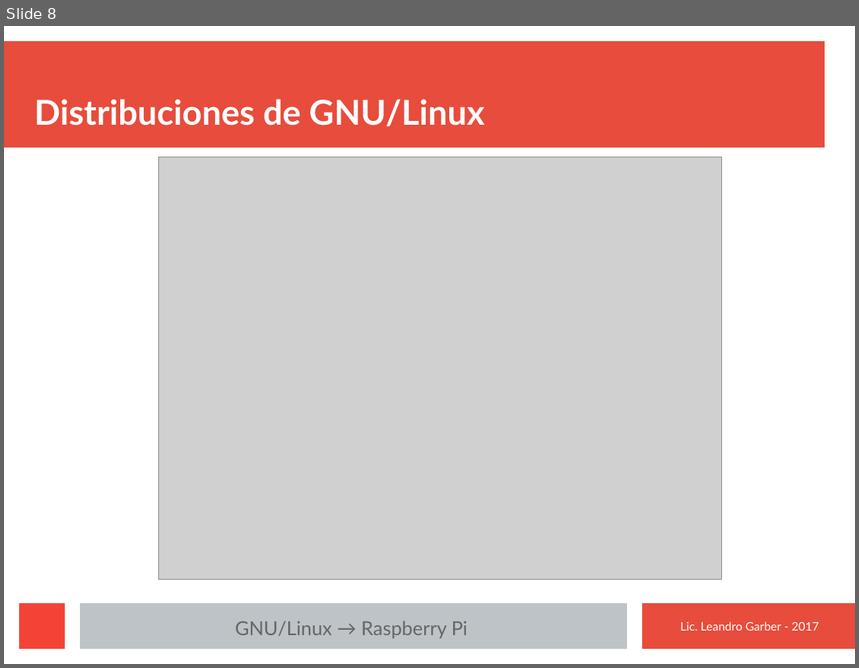
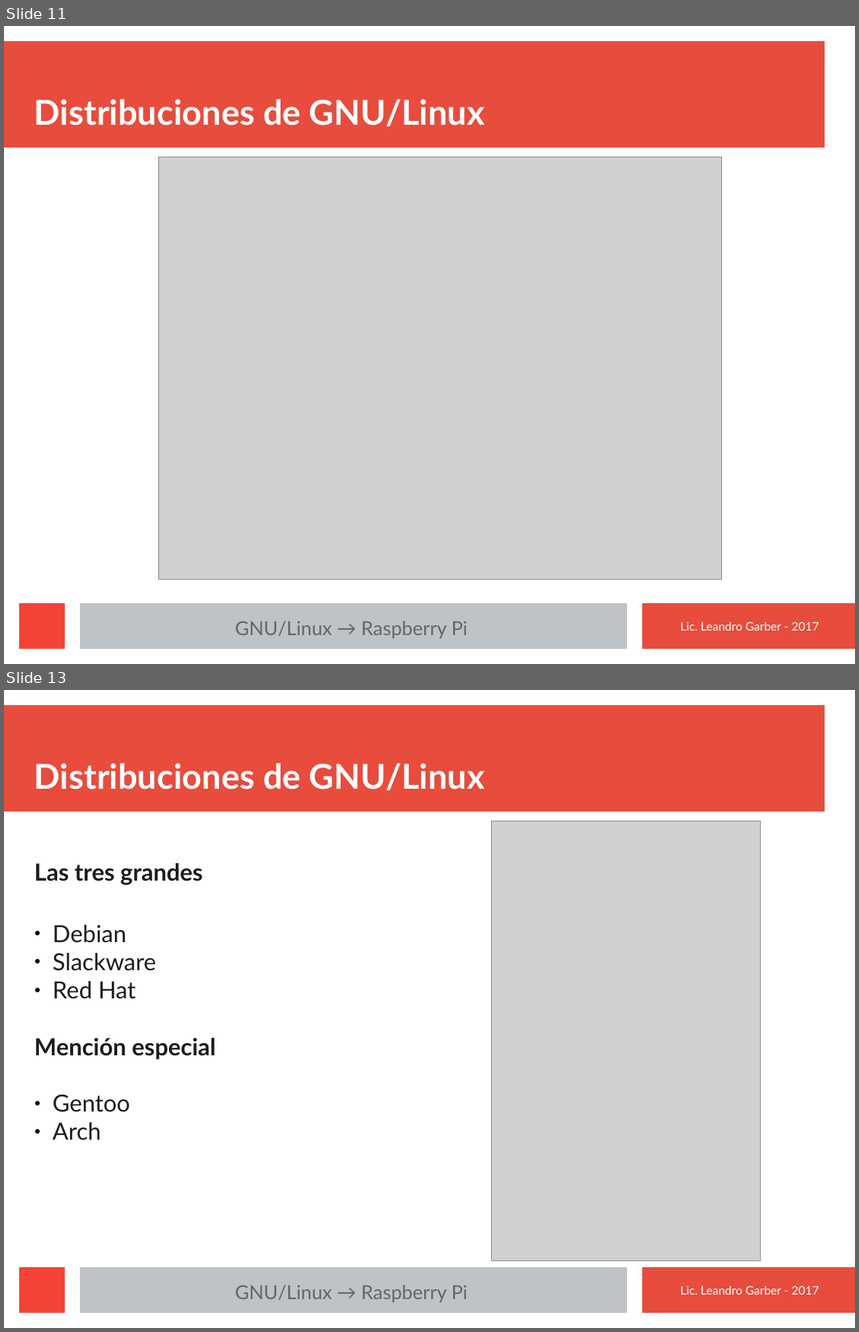
Before and after one commit to macramole/cursoLinux, a slide deck: presentaciones/1-Introduccion.odp. Shown one above the other, each under a label of ours: slide 8 before the commit, slides 11 and 13 after it; the slides between them are not shown. The pictures are 859x668 and 859x1332 pixels, drawn with LibreOffice and Linux fonts; fonts in the diff are those of the drawing; grey boxes stand for pictures. Boxes give left, top, right and bottom in pixels: in the first picture for what was removed or moved away, otherwise in the second. Text is boxed around its words. In the diff, an @@ line names an element or a change of style, - is before the commit and + after.

```diff
--- a/presentaciones/1-Introduccion.odp
+++ b/presentaciones/1-Introduccion.odp
@@ slide 13 added at <box>4,690,855,1328</box>, background #FFFFFF; not listed: 4 template elements that a slide beside it also shows @@
@@ title added at <box>34,763,485,790</box>, 32 pt, text #FFFFFF, bold @@
+Distribuciones de GNU/Linux
@@ picture added at <box>492,821,761,1261</box> @@
@@ subtitle added at <box>34,863,215,1141</box>, 22 pt, text #1C1C1C @@
+Las tres grandes
+● Debian
+● Slackware
+● Red Hat
+Mención especial
+● Gentoo
+● Arch
@@ text added at <box>235,1285,468,1303</box>, 18 pt, text #666666 @@
+GNU/Linux → Raspberry Pi
@@ text added at <box>680,1286,819,1295</box>, 11 pt, text #FFFFFF @@
+Lic. Leandro Garber - 2017
@@ what was slide 8 is now slide 11 @@
```
Also in this commit, not shown: 1 slide changed, 9 other slides added, 9 other files.
